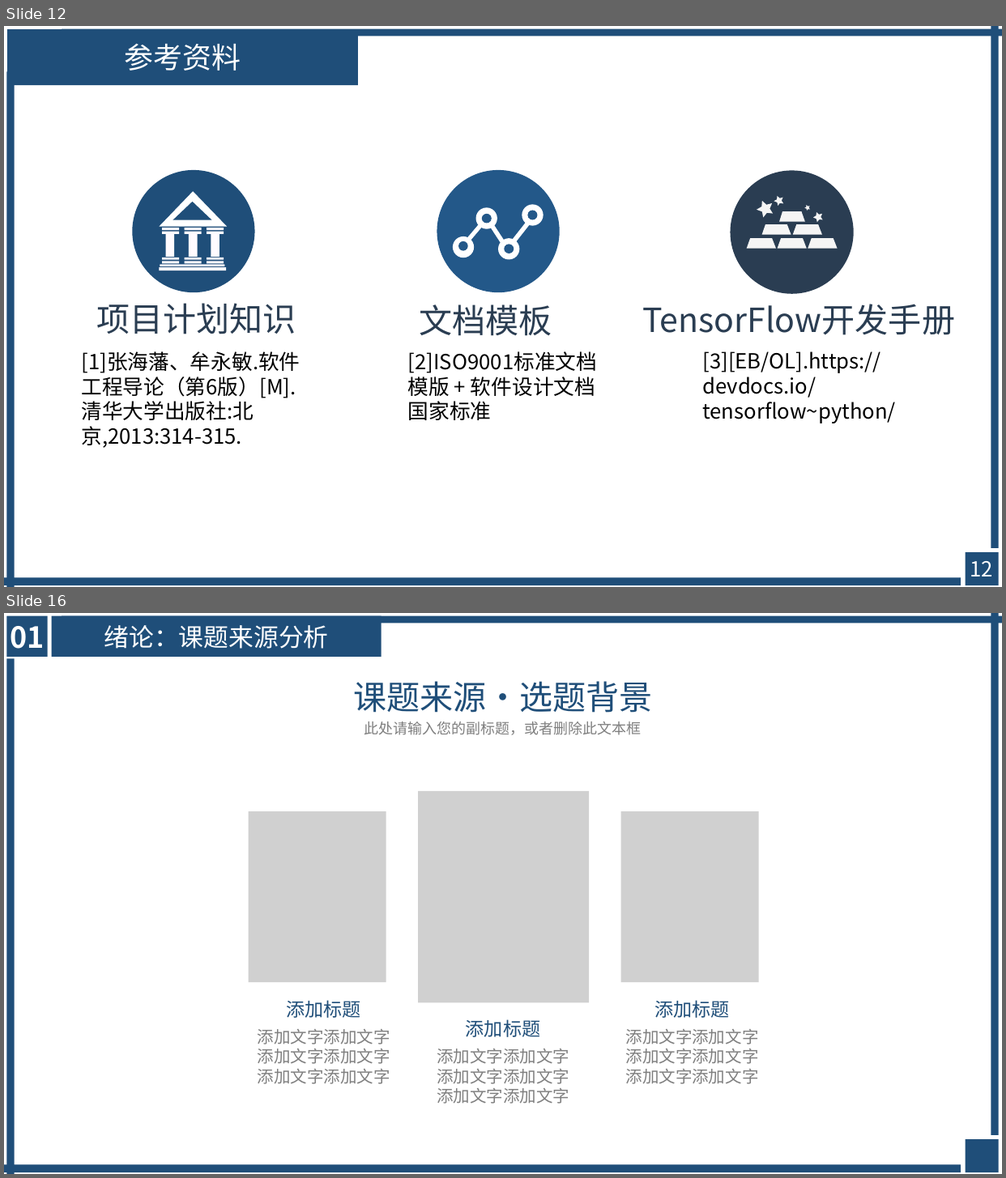
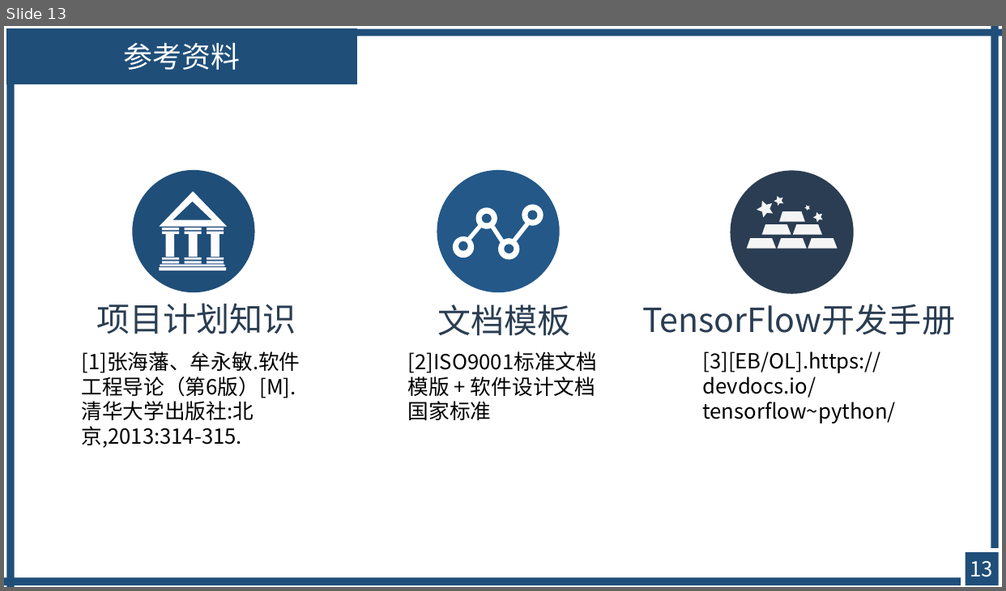
Before and after one commit to avgstuBoboge/SE2020-document, a slide deck: ppt/SE2020-G16-项目计划.ppt. Shown one above the other, each under a label of ours: slides 12 and 16 before the commit, slide 13 after it; the slides between them are not shown. The pictures are 1006x1178 and 1006x591 pixels, drawn with LibreOffice and Linux fonts; fonts in the diff are those of the drawing; grey boxes stand for pictures. Boxes give left, top, right and bottom in pixels: in the first picture for what was removed or moved away, otherwise in the second. Text is boxed around its words. In the diff, an @@ line names an element or a change of style, - is before the commit and + after.

```diff
--- a/ppt/SE2020-G16-项目计划.ppt
+++ b/ppt/SE2020-G16-项目计划.ppt
@@ slide 16 removed at <box>4,613,1002,1174</box>, background #FFFFFF @@
@@ rectangle removed at <box>7,616,48,657</box> @@
-01
@@ rectangle removed at <box>52,616,381,657</box> @@
-绪论：课题来源分析
@@ rectangle removed at <box>62,616,1001,624</box> @@
@@ rectangle removed at <box>991,613,998,1135</box> @@
@@ rectangle removed at <box>6,658,14,1174</box> @@
@@ text removed at <box>353,681,653,713</box> @@
-课题来源·选题背景
@@ text removed at <box>364,722,641,735</box> @@
-此处请输入您的副标题，或者删除此文本框
@@ picture removed at <box>418,791,588,1003</box> @@
@@ picture removed at <box>248,811,386,982</box> @@
@@ picture removed at <box>620,811,758,982</box> @@
@@ text removed at <box>258,1000,390,1084</box> @@
-添加标题
-添加文字添加文字添加文字添加文字
-添加文字添加文字
@@ text removed at <box>626,1000,759,1084</box> @@
-添加标题
-添加文字添加文字添加文字添加文字
-添加文字添加文字
@@ text removed at <box>437,1020,569,1104</box> @@
-添加标题
-添加文字添加文字添加文字添加文字
-添加文字添加文字
@@ rectangle removed at <box>965,1139,997,1172</box> @@
@@ rectangle removed at <box>4,1165,960,1173</box> @@
@@ page number removed at <box>931,1165,955,1169</box> @@
-16
@@ what was slide 12 is now slide 13 @@
@@ slide 13 changed as well @@
@@ text "文档模板": place and size @@
-text "文档模板" at <box>419,305,552,336</box>
+text "文档模板" at <box>437,305,570,336</box>
@@ text "文档模板" at <box>437,305,570,336</box>: indent changed @@
@@ page number at <box>970,561,994,578</box>: text changed @@
-12
+13
```
Also in this commit, not shown: 5 other slides changed, 1 slide added, 12 other slides removed.
